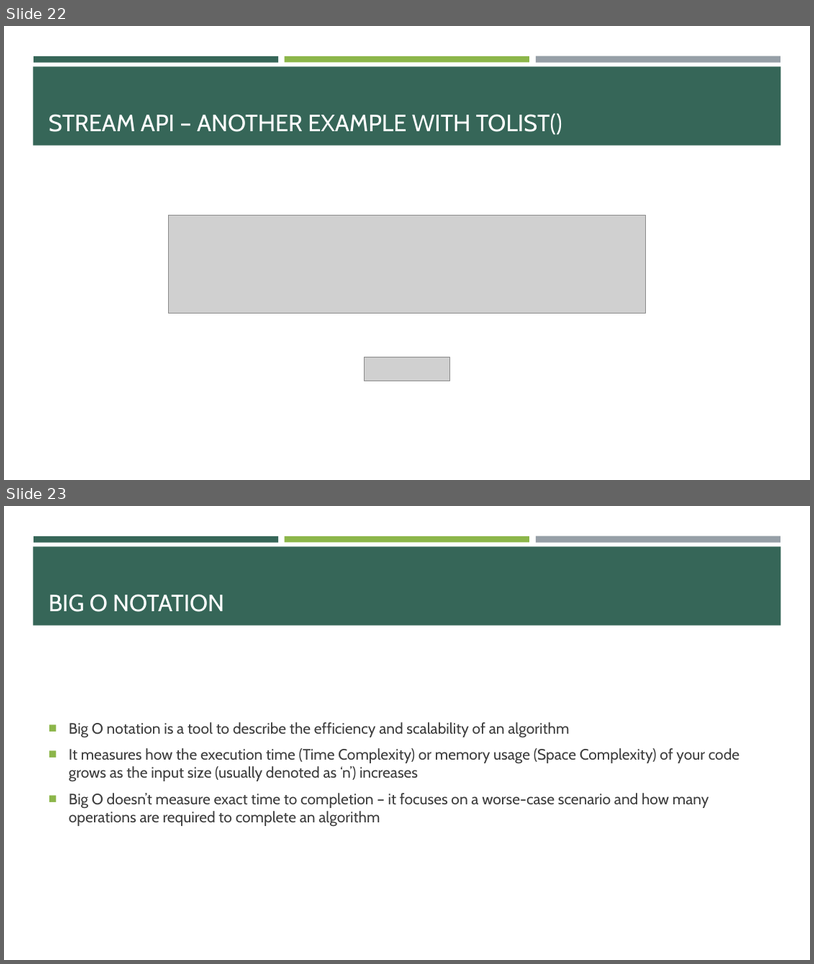
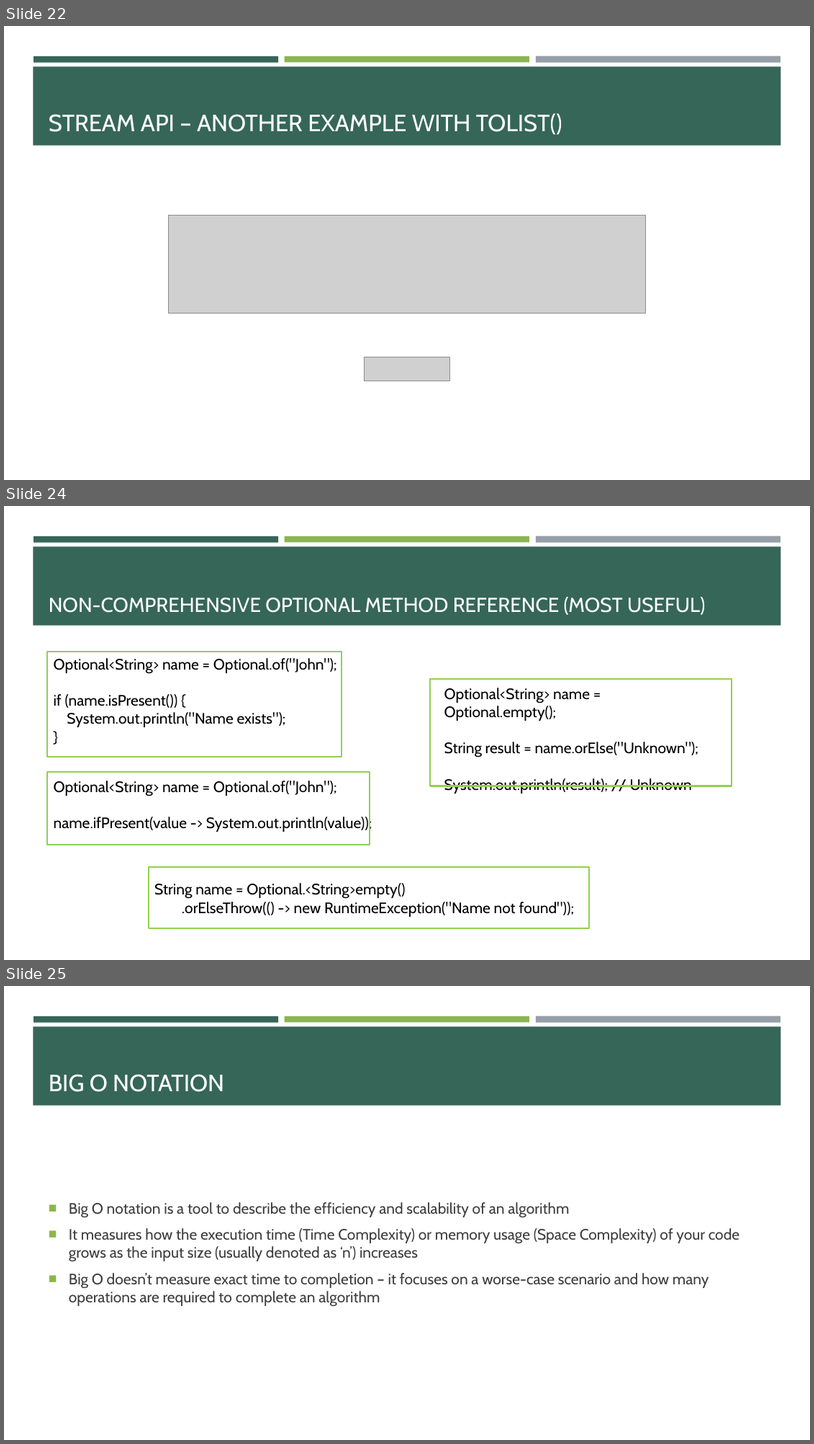
Before and after one commit to e-m-wilson/java-fs, a slide deck: Week_04/Advanced_Java_Design_Patterns_&_JDBC.pptx. Shown one above the other, each under a label of ours: slides 22 and 23 before the commit, slides 22, 24 and 25 after it; the slides between them are not shown. The pictures are 814x964 and 814x1444 pixels, drawn with LibreOffice and Linux fonts; fonts in the diff are those of the drawing; grey boxes stand for pictures. Boxes give left, top, right and bottom in pixels: in the first picture for what was removed or moved away, otherwise in the second. Text is boxed around its words. In the diff, an @@ line names an element or a change of style, - is before the commit and + after.

```diff
--- a/Week_04/Advanced_Java_Design_Patterns_&_JDBC.pptx
+++ b/Week_04/Advanced_Java_Design_Patterns_&_JDBC.pptx
@@ slide 24 added at [4,506,810,960], background #FFFFFF; not listed: 4 template elements that a slide beside it also shows @@
@@ title added at [49,597,705,615], 24 pt, text #FFFFFF @@
+NON-COMPREHENSIVE OPTIONAL METHOD REFERENCE (MOST USEFUL)
@@ rectangle added at [47,651,342,757], outline #92D050 1.75 pt @@
@@ text added at [54,658,337,727], 18 pt, text #000000 @@
+Optional<String> name = Optional.of("John");
+if (name.isPresent()) {
+System.out.println("Name exists");
+}
@@ rectangle added at [430,678,732,785], outline #92D050 1.75 pt @@
@@ text added at [445,687,699,757], 18 pt, text #000000 @@
+Optional<String> name = Optional.empty();
+String result = name.orElse("Unknown");
+System.out.println(result); // Unknown
@@ rectangle added at [47,772,370,845], outline #92D050 1.75 pt @@
@@ text added at [54,780,373,832], 18 pt, text #000000 @@
+Optional<String> name = Optional.of("John");
+name.ifPresent(value -> System.out.println(value));
@@ rectangle added at [149,867,589,928], outline #92D050 1.75 pt @@
@@ text added at [154,883,575,916], 18 pt, text #000000 @@
+String name = Optional.<String>empty()
+.orElseThrow(() -> new RuntimeException("Name not found"));
@@ what was slide 23 is now slide 25 @@
```
Also in this commit, not shown: 1 other slide added.
